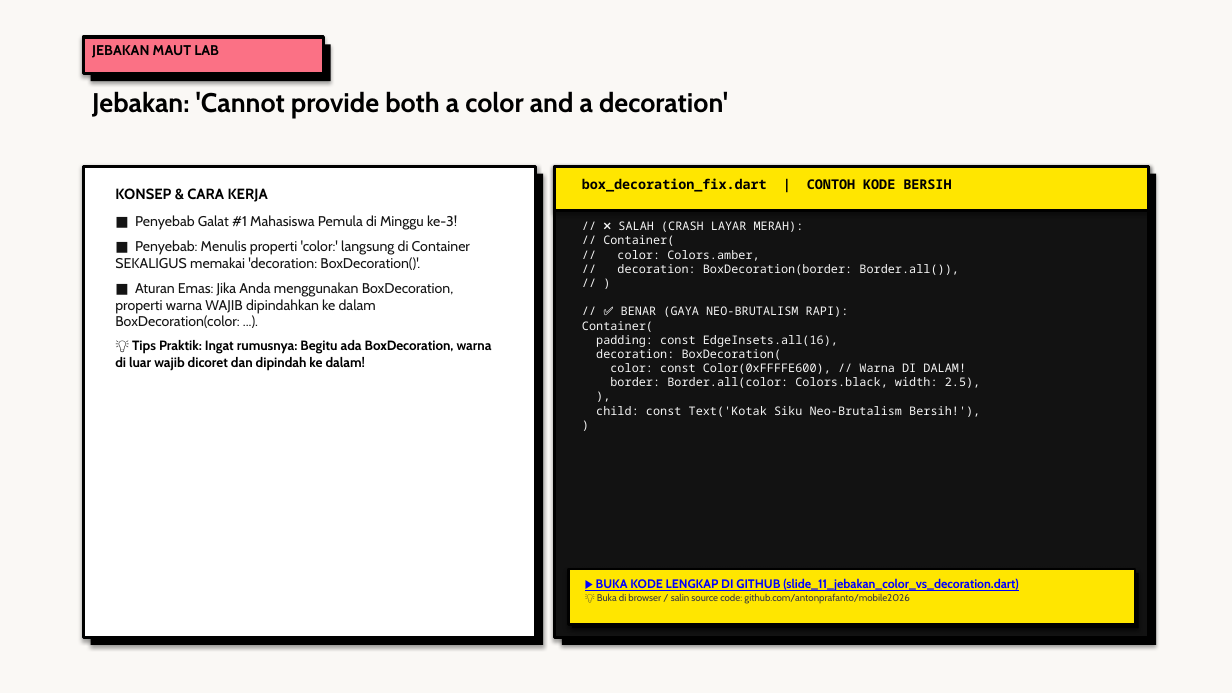
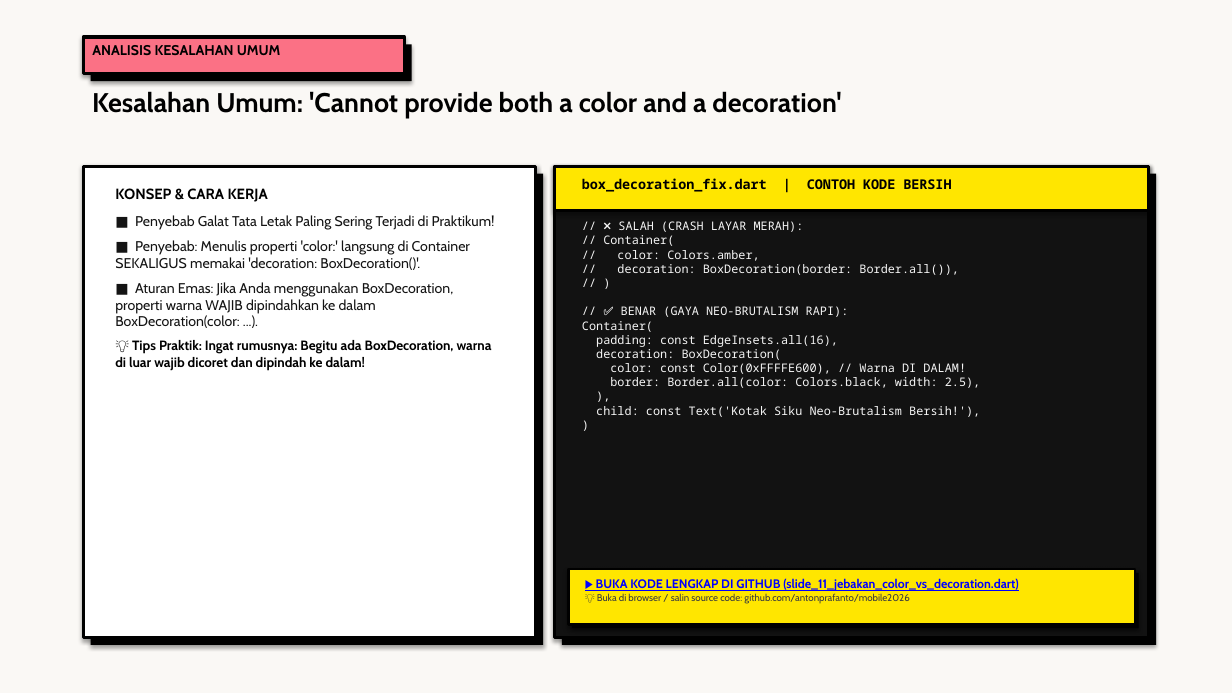
Before and after one commit to antonprafanto/mobile2026, a slide deck: slide 11 of 03_slide_presentasi/PERTEMUAN_03_Widget_Tree_dan_Layouting.pptx. Drawn at 1232x693 pixels with LibreOffice and Linux fonts; fonts in the diff are those of the drawing. Boxes give left, top, right and bottom in pixels: in the first picture for what was removed or moved away, otherwise in the second. Text is boxed around its words. In the diff, an @@ line names an element or a change of style, - is before the commit and + after.

```diff
--- a/03_slide_presentasi/PERTEMUAN_03_Widget_Tree_dan_Layouting.pptx
+++ b/03_slide_presentasi/PERTEMUAN_03_Widget_Tree_dan_Layouting.pptx
@@ rectangle: place and size @@
-rectangle at box(83, 37, 323, 74)
+rectangle at box(83, 37, 405, 74)
@@ rectangle: place and size @@
-rectangle at box(91, 44, 331, 81)
+rectangle at box(91, 44, 412, 81)
@@ text at box(92, 45, 281, 56): text changed @@
-JEBAKAN MAUT LAB
+ANALISIS KESALAHAN UMUM
@@ text at box(92, 91, 841, 119): text changed @@
-Jebakan: 'Cannot provide both a color and a decoration'
+Kesalahan Umum: 'Cannot provide both a color and a decoration'
@@ text at box(135, 215, 495, 230): text changed @@
-■ Penyebab Galat #1 Mahasiswa Pemula di Minggu ke-3!
+■ Penyebab Galat Tata Letak Paling Sering Terjadi di Praktikum!
```
Also in this commit, not shown: 5 other slides changed, 22 other files.
